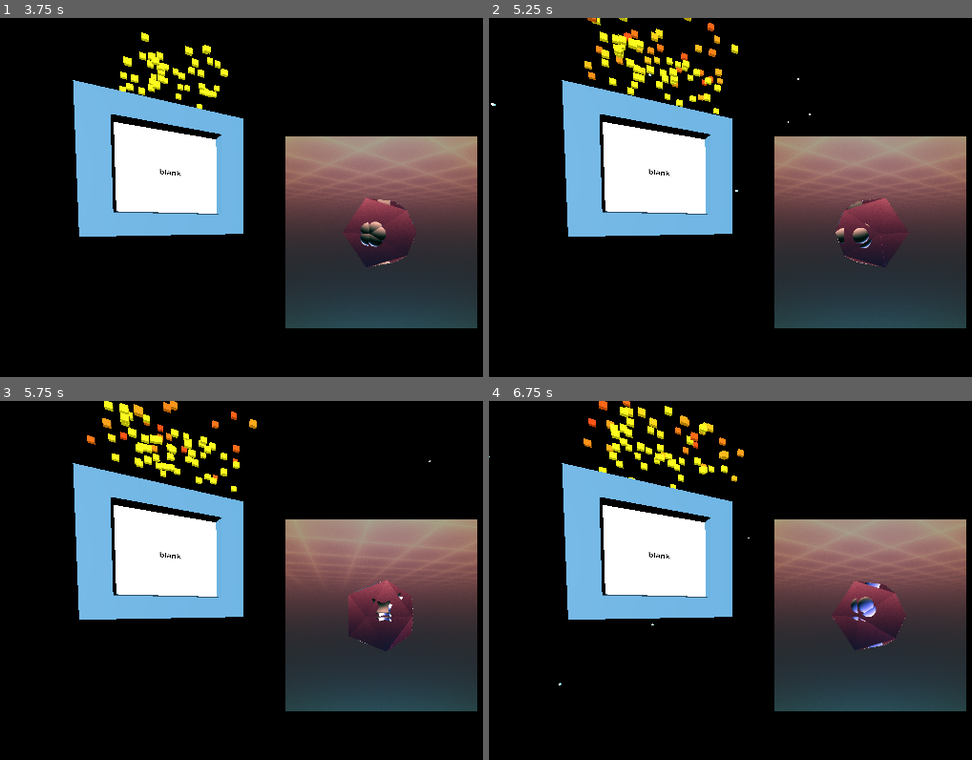
Above: before the commit, frames 1-4 (two rows, left to right).
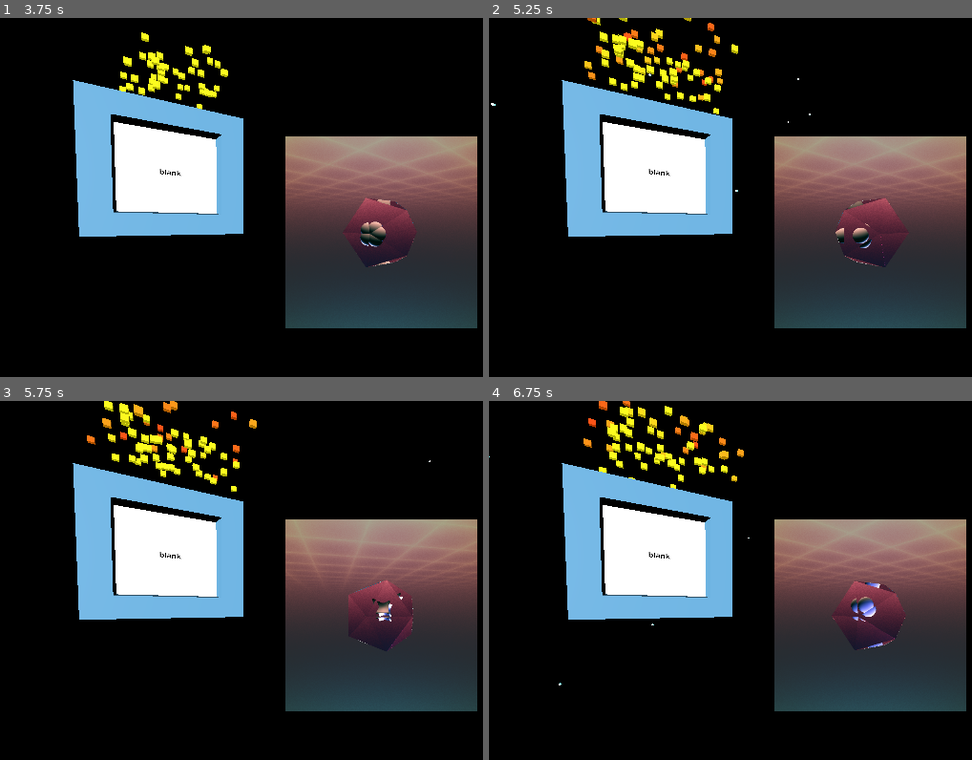
Above: after the commit, the same moments.

Repository: Kakcalu13/Mizo-godot-game
Game: Godot game, scene res://main.tscn
Same seed, same stepped clock (60 frames per second), same inputs: the game is played once before the commit and once after it. The project has no main scene, so this scene is started directly.
Inputs (mouse positions are in pixels of both pictures, inside the frame that each line leads up to):
- Up to frame 1 (3.75 s): move the mouse to (outside the picture) at 0.52 s; press the mouse at (outside the picture) at 0.53 s; release the mouse at (outside the picture) at 1.25 s; drag from (227, 254) to (342, 319) at 1.27 s; move the mouse to (458, 136) at 2.02 s; press the mouse at (458, 136) at 2.03 s; release the mouse at (458, 136) at 2.75 s; drag from (342, 319) to (154, 168) at 2.77 s; move the mouse to (outside the picture) at 3.52 s; press the mouse at (outside the picture) at 3.53 s
- Up to frame 2 (5.25 s): release the mouse at (outside the picture) at 4.25 s; drag from (643, 168) to (754, 125) at 4.27 s; move the mouse to (909, 233) at 5.02 s; press the mouse at (909, 233) at 5.03 s
- Up to frame 3 (5.75 s): no input
- Up to frame 4 (6.75 s): release the mouse at (909, 616) at 5.75 s; drag from (754, 508) to (716, 637) at 5.77 s; move the mouse to (outside the picture) at 6.52 s; press the mouse at (outside the picture) at 6.53 s

Frame 1 is identical in both runs. In frame 2, 0.1% of the frame differs, in the area x 27-41%, y 18-25%; in frame 3, 0.2%, in the area x 26-42%, y 14-24%; in frame 4, 0.2%.

Commit message:
enabled touch screen

Diff:
--- a/source/numbers/project.godot
+++ b/source/numbers/project.godot
@@ -22,6 +22,11 @@
 ]
 }
 
+[input_devices]
+
+pointing/emulate_touch_from_mouse=true
+pointing/android/enable_long_press_as_right_click=true
+
 [rendering]
 
 renderer/rendering_method="gl_compatibility"
